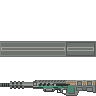
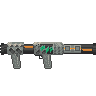
Comparing the layer stacks of the two (96, 96) images. Changes:
removed layer "base" over [0,41,96,57]
painted on "Pasted Layer copy" over [0,42,96,96]
